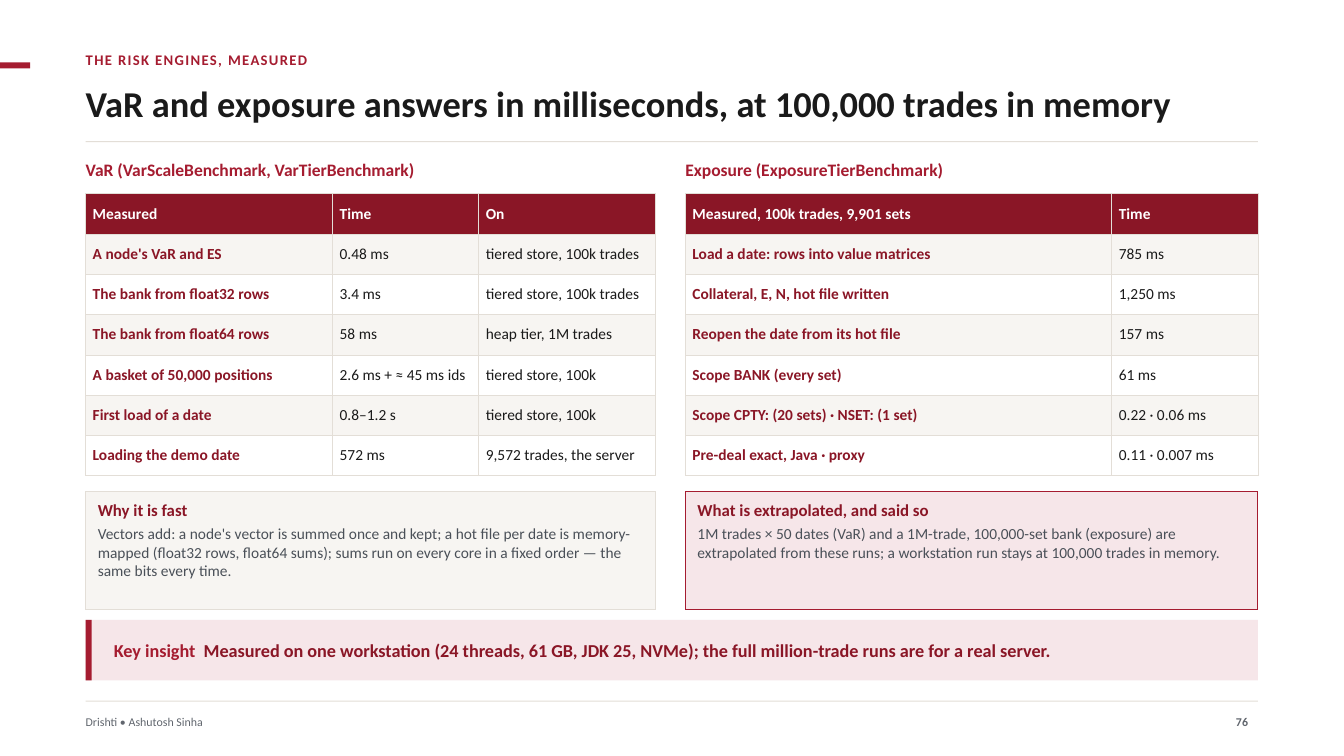
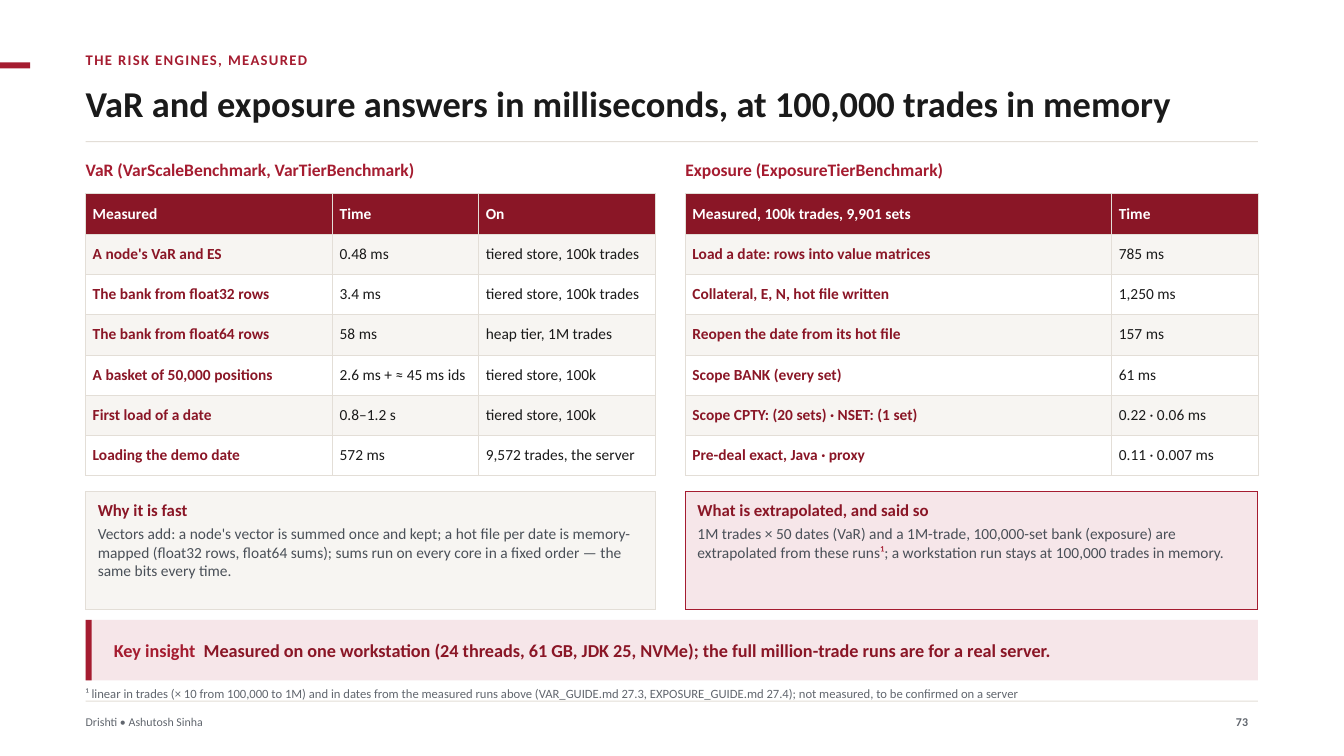
Before and after one commit to ajsinha/drishti, a slide deck: slide 73 of docs/publications/Drishti-Design-and-Evidence.pptx (slide 76 before the commit). Drawn at 1344x756 pixels with LibreOffice and Linux fonts; fonts in the diff are those of the drawing. Boxes give left, top, right and bottom in pixels: in the first picture for what was removed or moved away, otherwise in the second. Text is boxed around its words. In the diff, an @@ line names an element or a change of style, - is before the commit and + after.

Commit message:
Decks reorganised: one shape for every deck, the two AWS decks merged into Drishti-on-AWS, the VaR deck with the Market and World editions and one roadmap, every estimate footnoted with its derivation (figures corrected: shard owner 128 GB RAM and a 36 GB heap, 330-650 req/s); EXPOSURE_GUIDE 27.3's seven-year path storage is about 130 TB

```diff
--- a/docs/publications/Drishti-Design-and-Evidence.pptx
+++ b/docs/publications/Drishti-Design-and-Evidence.pptx
@@ text at box(697, 528, 1224, 561): text changed @@
-1M trades × 50 dates (VaR) and a 1M-trade, 100,000-set bank (exposure) are extrapolated from these runs; a workstation run stays at 100,000 trades in memory.
+1M trades × 50 dates (VaR) and a 1M-trade, 100,000-set bank (exposure) are extrapolated from these runs¹; a workstation run stays at 100,000 trades in memory.
@@ text added at box(86, 688, 1018, 700), 9 pt, text #61666E @@
+¹ linear in trades (× 10 from 100,000 to 1M) and in dates from the measured runs above (VAR_GUIDE.md 27.3, EXPOSURE_GUIDE.md 27.4); not measured, to be confirmed on a server
@@ page number at box(1236, 718, 1248, 726): text changed @@
-76
+73
```
Also in this commit, not shown: 14 other slides changed, 4 slides added, 13 other files.
